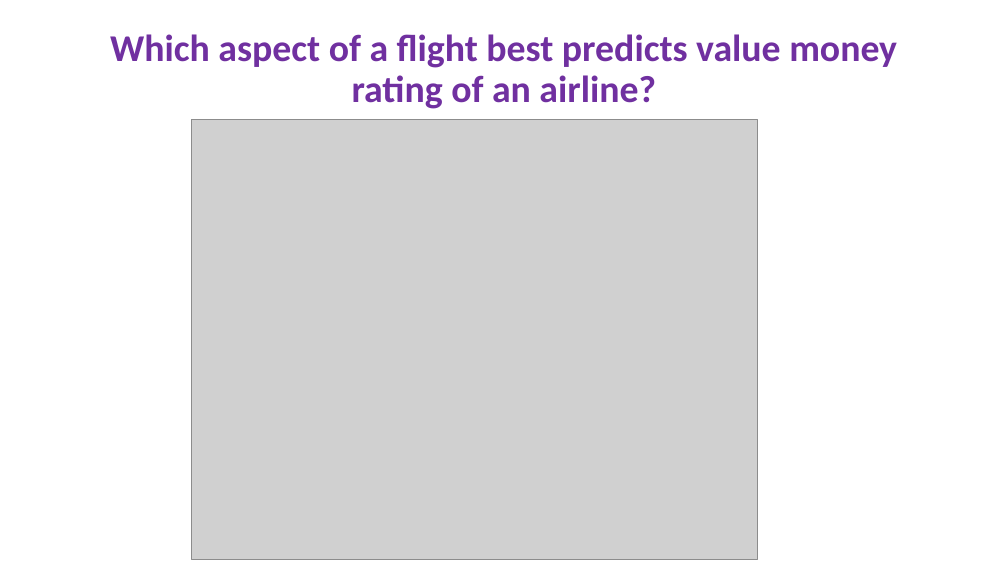
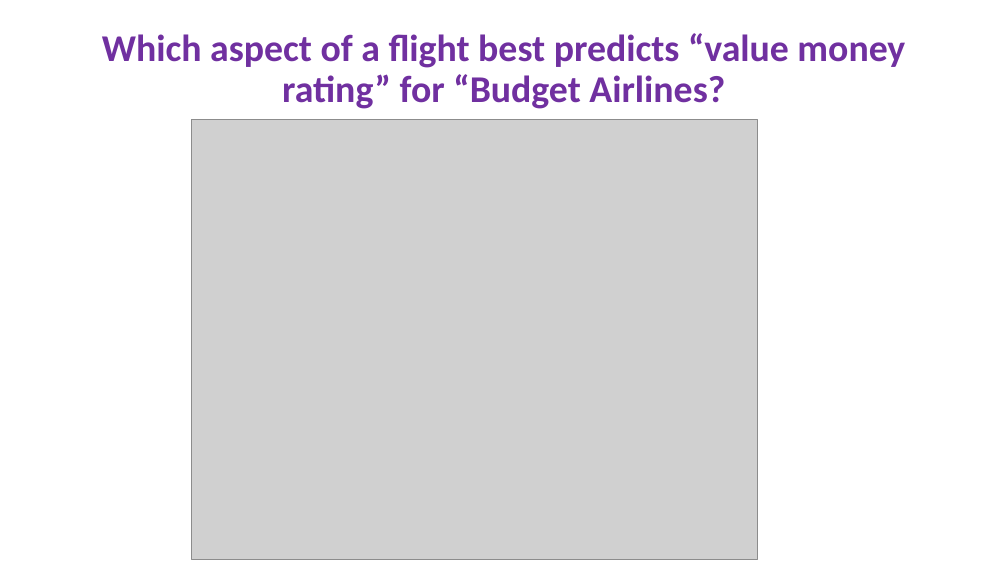
Before and after one commit to vyap2000/Capstone-Project, a slide deck: slide 12 of Capstone_Project_Summary v4.pptm (slide 10 before the commit). Drawn at 1008x567 pixels with LibreOffice and Linux fonts; fonts in the diff are those of the drawing; grey boxes stand for pictures. Boxes give left, top, right and bottom in pixels: in the first picture for what was removed or moved away, otherwise in the second. Text is boxed around its words. In the diff, an @@ line names an element or a change of style, - is before the commit and + after.

```diff
--- a/Capstone_Project_Summary v4.pptm
+++ b/Capstone_Project_Summary v4.pptm
@@ title at <box>102,33,905,109</box>: text changed @@
-Which aspect of a flight best predicts value money rating of an airline?
+Which aspect of a flight best predicts “value money rating” for “Budget Airlines?
```
Also in this commit, not shown: 2 other slides changed, 2 slides added.
